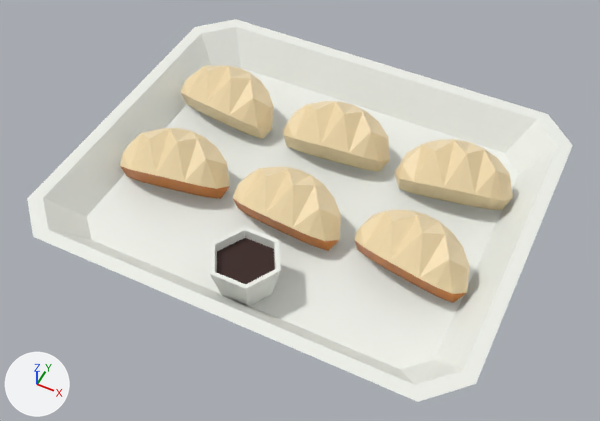
Before and after pictures for a commit that changed the FBX model art/products/Dumplings/Dumplings.fbx.
The view is the same before and after, from a 50 mm lens placed at (0.134, -0.278, 0.338), pointed at (0.002, -0.013, 0.007). Lighting does not change. The marker at lower left points along +X, +Y and +Z. The picture after the commit comes second. Objects named as collision shapes, trigger or cutter boxes, shadow casters or lower levels of detail are left out. Where no turn or scale is listed for an object, it has been applied to the vertices.

In view in the first picture: 'Dumplings_Body'.
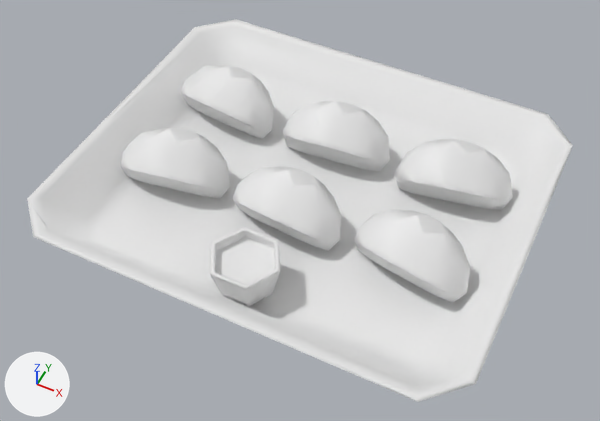
Patch to the scene script:
```diff
--- a/art/products/Dumplings/Dumplings.fbx.py
+++ b/art/products/Dumplings/Dumplings.fbx.py
@@ img_t_dumplings_n_png @@
+img_t_dumplings_n_png = load_image('T_Dumplings_N.png', 'T_Dumplings_N.png', 256, 256, 'Non-Color')
@@ mat_dumplings_gamelook @@
+mat_dumplings_gamelook = bpy.data.materials.new('Dumplings_GameLook')
+mat_dumplings_gamelook.use_nodes = True; mat_dumplings_gamelook.node_tree.nodes.clear()
+_N = mat_dumplings_gamelook.node_tree.nodes; _L = mat_dumplings_gamelook.node_tree.links
+n0 = _N.new('ShaderNodeBsdfPrincipled'); n0.name = 'Principled BSDF'
+n1 = _N.new('ShaderNodeOutputMaterial'); n1.name = 'Material Output'
+n2 = _N.new('ShaderNodeTexImage'); n2.name = 'Image Texture'
+n2.image = img_t_dumplings_n_png
+n3 = _N.new('ShaderNodeNormalMap'); n3.name = 'Normal Map'
+_L.new(n2.outputs[0], n3.inputs[1])  # 'Color' to 'Color'
+_L.new(n3.outputs[0], n0.inputs[5])  # 'Normal' to 'Normal'
+_L.new(n0.outputs[0], n1.inputs[0])  # 'BSDF' to 'Surface'
@@ me_dumplings_geometry_004 @@
 me_dumplings_geometry_004.from_pydata(...)  # 308 vertices, 584 faces; spans x -0.12..0.12, y -0.101..0.101, z 0.0..0.038
 # used by ob_dumplings_body; location = (0.0, 0.0, 0.0)
-me_dumplings_geometry_004.materials.append(mat_m_dumplings_002)  # picture img_t_dumplings_basecolor_png
+# me_dumplings_geometry_004 part 1: edges marked sharp go from 714 to 200
+me_dumplings_geometry_004.materials.append(mat_dumplings_gamelook)
```

Pixel boxes (x1, y1, x2, y2) of what changed, in the pictures (600 x 421 px):
'Dumplings_Body', recoloured, shading changed: (27, 19, 573, 402) in both
